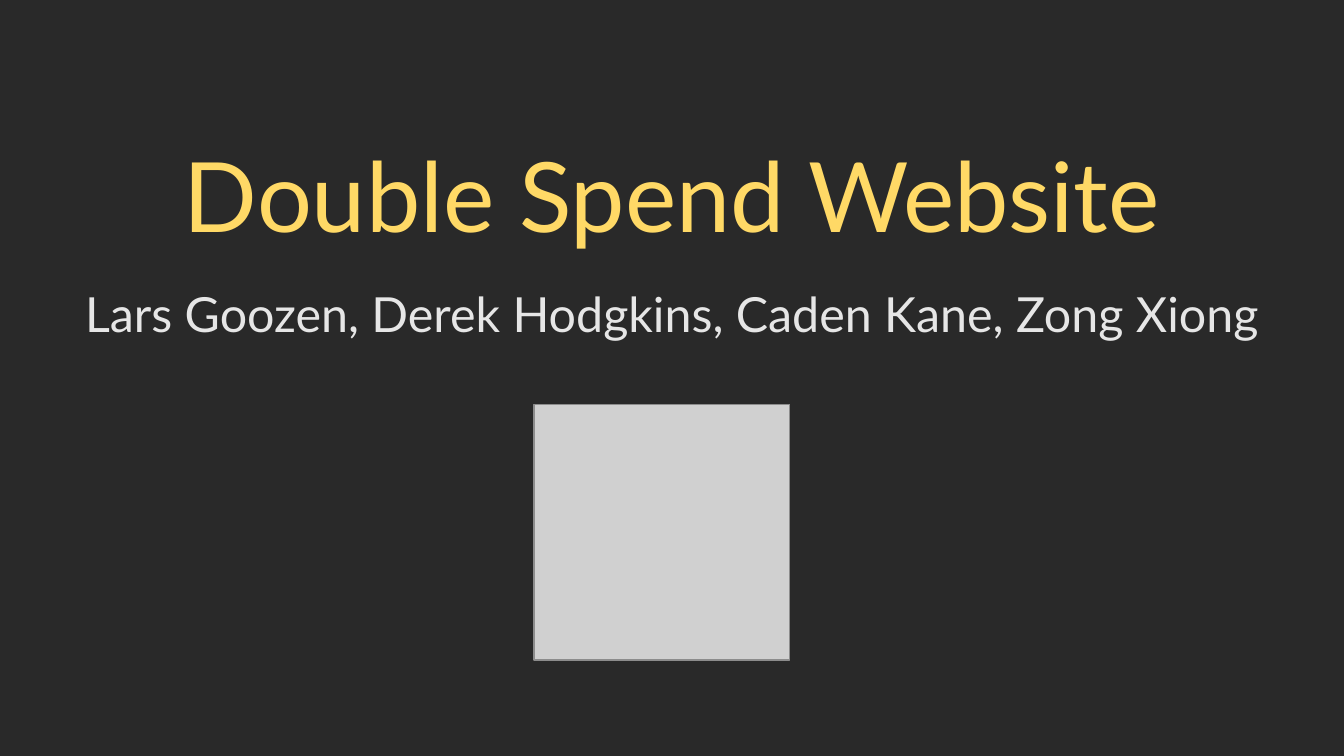
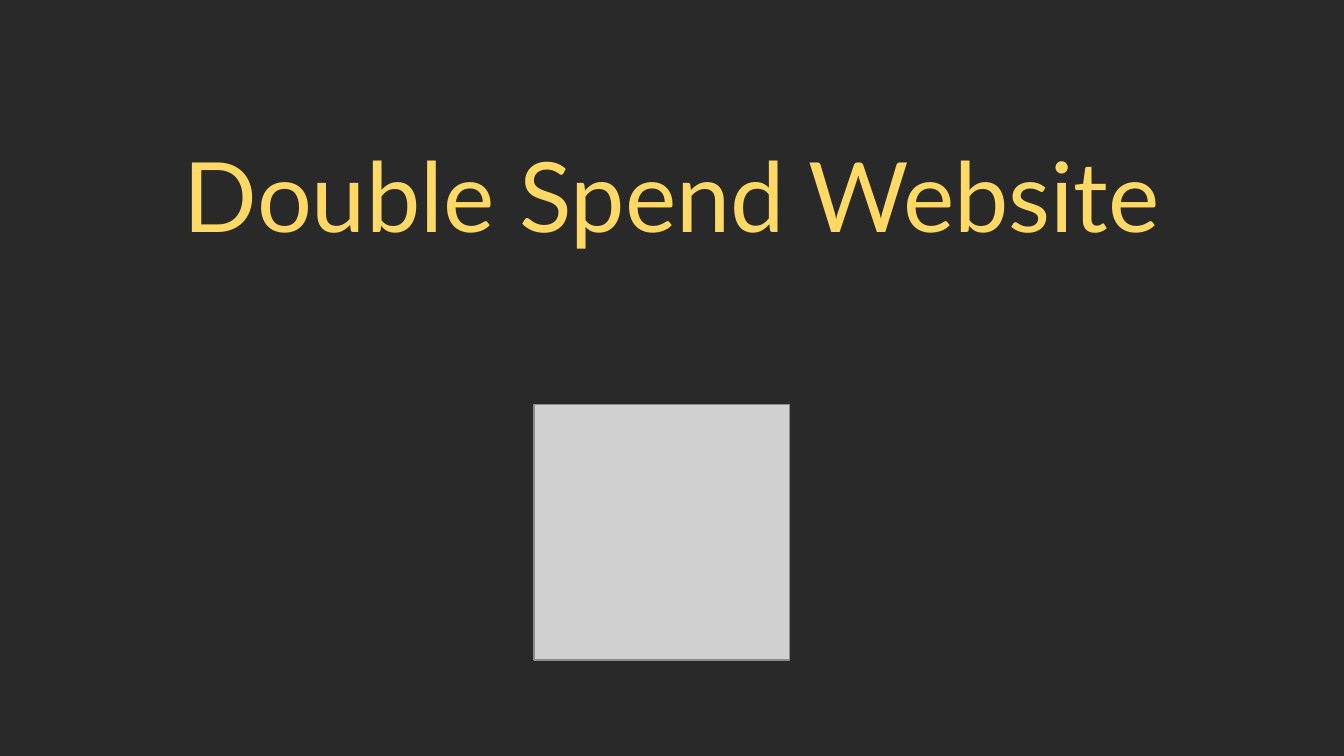
Before and after one commit to legooz/bitcoin-double-spend-website, a slide deck: slide 1 of docs/capstone/presentations/DesignPres.pptx. Drawn at 1344x756 pixels with LibreOffice and Linux fonts; fonts in the diff are those of the drawing; grey boxes stand for pictures. Boxes give left, top, right and bottom in pixels: in the first picture for what was removed or moved away, otherwise in the second. Text is boxed around its words. In the diff, an @@ line names an element or a change of style, - is before the commit and + after.

```diff
--- a/docs/capstone/presentations/DesignPres.pptx
+++ b/docs/capstone/presentations/DesignPres.pptx
@@ subtitle removed at <box>85,296,1259,341</box> @@
-Lars Goozen, Derek Hodgkins, Caden Kane, Zong Xiong
```
Also in this commit, not shown: 2 other slides changed, 1 slide removed, 18 other files.
